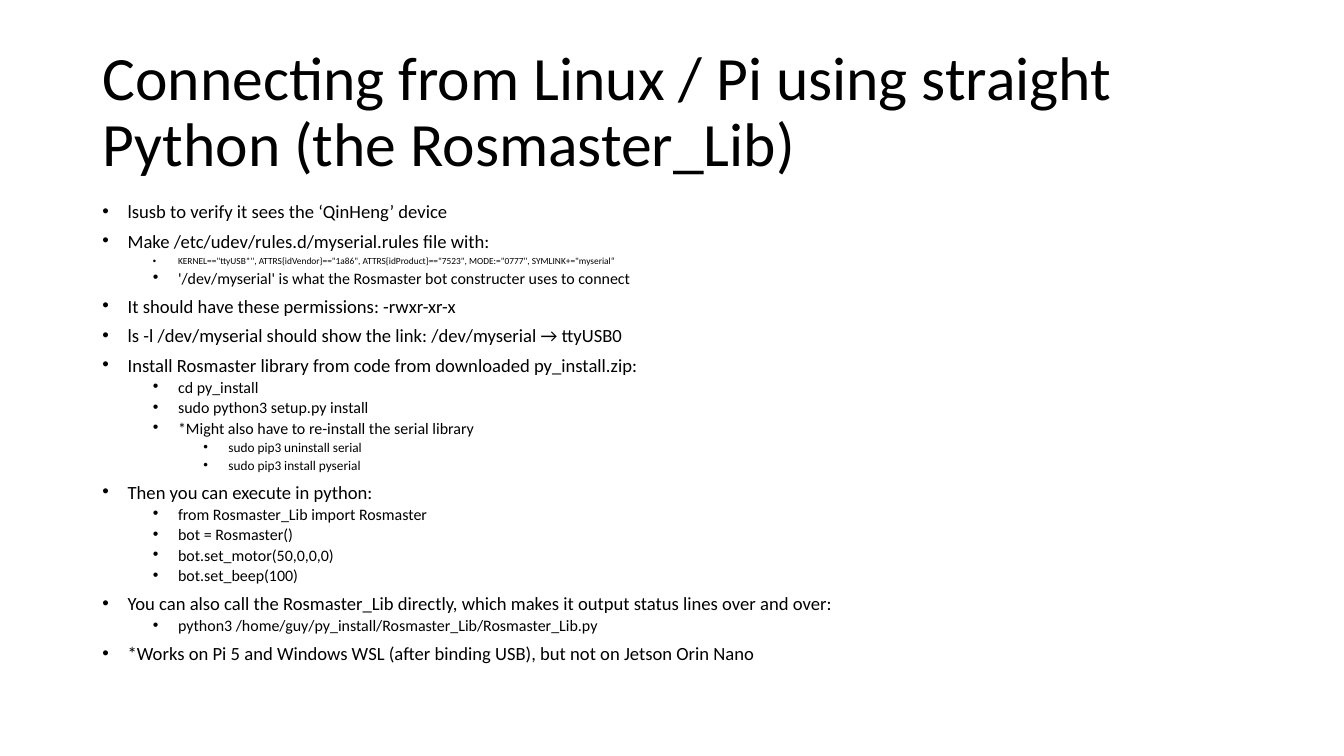
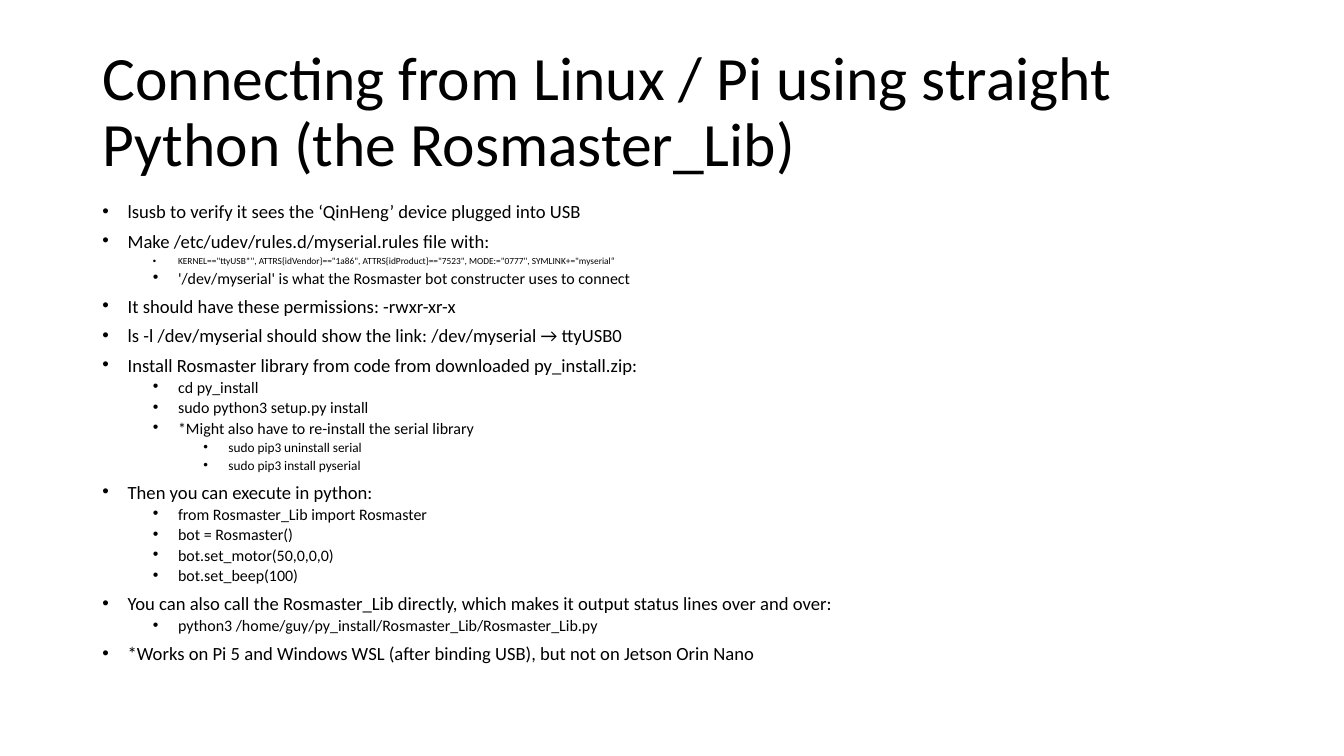
Before and after one commit to gigaprog/p_presentations, a slide deck: slide 7 of embedded/RobotOperatingSystem/Yahboom_ROS2_board.pptx (slide 6 before the commit). Drawn at 1344x756 pixels with LibreOffice and Linux fonts; fonts in the diff are those of the drawing. Boxes give left, top, right and bottom in pixels: in the first picture for what was removed or moved away, otherwise in the second. Text is boxed around its words. In the diff, an @@ line names an element or a change of style, - is before the commit and + after.

```diff
--- a/embedded/RobotOperatingSystem/Yahboom_ROS2_board.pptx
+++ b/embedded/RobotOperatingSystem/Yahboom_ROS2_board.pptx
@@ text at (128, 204, 581, 222): text changed @@
-• lsusb to verify it sees the ‘QinHeng’ device
+• lsusb to verify it sees the ‘QinHeng’ device plugged into USB
```
Also in this commit, not shown: 2 other slides changed, 4 slides added.
